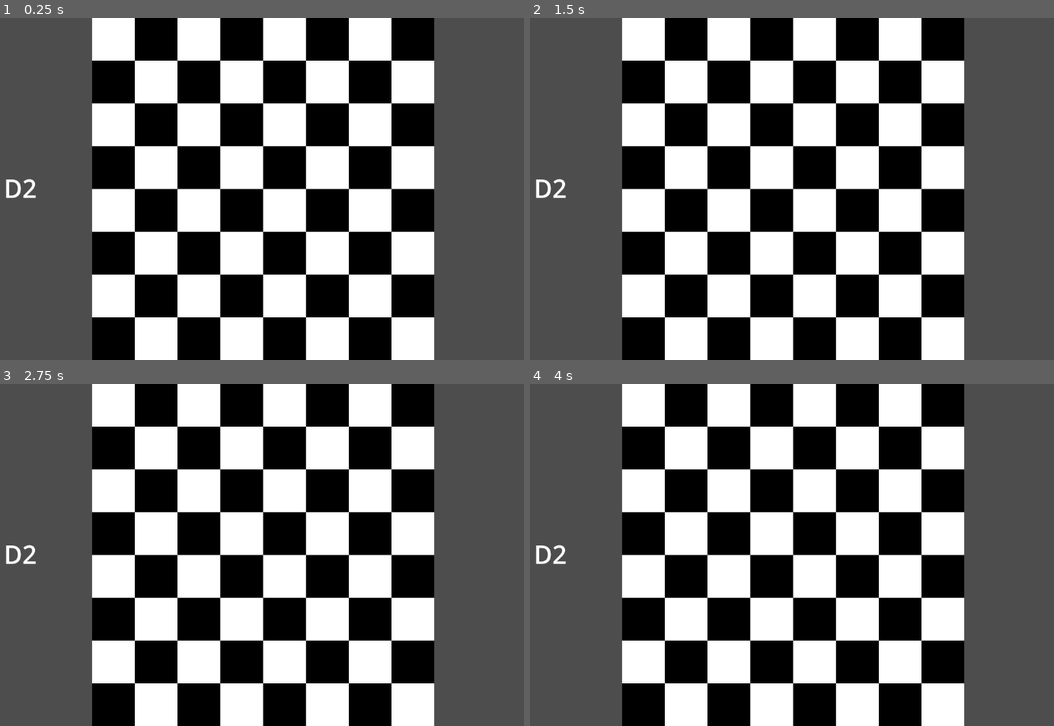
Above: before the commit, frames 1-4 (two rows, left to right).
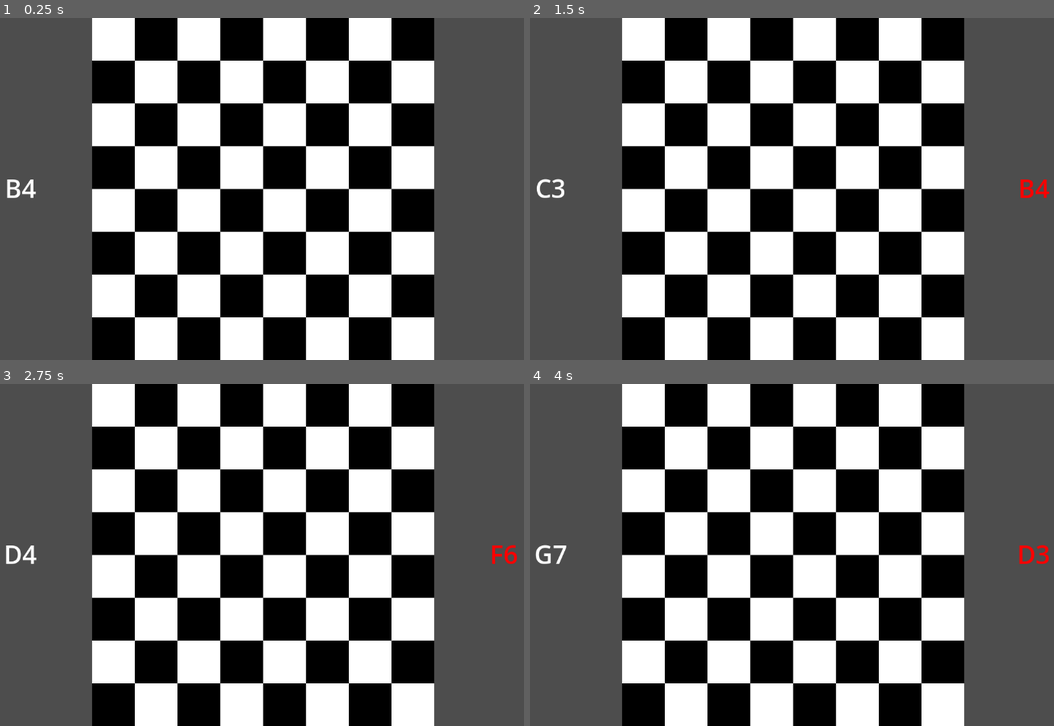
Above: after the commit, the same moments.

Repository: caden-knight/Godot-chess-memory
Game: Godot game, scene res://scenes/chessboard.tscn
Same seed, same stepped clock (60 frames per second), same inputs: the game is played once before the commit and once after it.
Inputs (mouse positions are in pixels of both pictures, inside the frame that each line leads up to):
- Up to frame 1 (0.25 s): no input
- Up to frame 2 (1.5 s): tap Enter at 0.5 s; move the mouse to (928, 171) at 0.52 s; click (928, 171) at 0.67 s; tap Space at 1.25 s; move the mouse to (671, 206) at 1.27 s; click (671, 206) at 1.42 s
- Up to frame 3 (2.75 s): tap Enter at 2 s; move the mouse to (324, 479) at 2.02 s; click (324, 479) at 2.17 s
- Up to frame 4 (4 s): tap Space at 2.75 s; move the mouse to (760, 623) at 2.77 s; click (760, 623) at 2.92 s; tap Enter at 3.5 s; move the mouse to (975, 606) at 3.52 s; click (975, 606) at 3.67 s

The runs differ from the first frame. In frame 1, 0.2% of the frame differs, in the area x 1-7%, y 46-53%; in frame 2, 0.3%, in the area x 1-100%, y 46-53%; in frame 3, 0.2%; in frame 4, 0.3%.

Commit message:
guesses evaluate whether the guess is right or wrong and indicate that by green or red text

Diff:
--- a/scripts/Chessboard.gd
+++ b/scripts/Chessboard.gd
@@ -4,20 +4,31 @@
 @onready var viewport_size := get_viewport_rect().size
 @onready var squares := $Squares
 @onready var target_square_label := $TargetSquare
-
+@onready var guess_square_label := $GuessSquare
+@onready var target_square: String = Singleton.target_squares.pick_random()
 
 var isWhite: bool = true
 var squareX: float = 0.0
 var squareY: float = 0.0
 var direction: int = 1
 var coords = Singleton.coords
-var target_square: String = coords[0].pick_random() + str(coords[1].pick_random())
 
 func _ready():
+	setup_board()
 	Singleton.target_square = target_square
-	print(Singleton.target_square)
-	setup_board()
 
+# update labels when mouse is clicked
+func _input(event):
+	if event is InputEventMouseButton and event.pressed and event.button_index == MOUSE_BUTTON_LEFT:
+		target_square_label.text = Singleton.target_square
+		guess_square_label.text = Singleton.player_guess
+
+		# font color is red if incorrect square is clicked
+		# or green if correct square is clicked
+		var labelColor: Color = Color(0, 255, 0, 1) if Singleton.isCorrect else Color(255, 0, 0, 1)
+		guess_square_label.add_theme_color_override("font_color", labelColor )
+
+# sets up all 64 squares and aligns them to make a chessboard
 func setup_board() -> void:
 	# necessary for the order the squares are instantiated
 	coords[0].reverse()
--- a/scripts/Singleton.gd
+++ b/scripts/Singleton.gd
@@ -1,6 +1,12 @@
 extends Node
 
-var coords : Array = [["A", "B", "C", "D", "E", "F", "G", "H"], [1,2,3,4,5,6,7,8]]
+var coords: Array = [["A", "B", "C", "D", "E", "F", "G", "H"], [1,2,3,4,5,6,7,8]]
+var target_squares: Array = []
+var target_square: String
+var player_guess: String = ""
+var isCorrect: bool
 
-var target_square
-var player_guess
+func _ready():
+	for file in range(7, -1, -1):
+		for rank in range(7, -1, -1):
+			target_squares.push_back(coords[0][file] + str(coords[1][rank]))
--- a/scripts/Square.gd
+++ b/scripts/Square.gd
@@ -1,22 +1,31 @@
 extends ColorRect
-#
+
+var correctly_guessed_tiles : Array = []
+var coords : Array = Singleton.coords
+
+# checks which square is clicked and if the player clicked the target square
 func _input(event):
 	if event is InputEventMouseButton and event.pressed and event.button_index == MOUSE_BUTTON_LEFT:
 		var mouse_position = get_global_mouse_position()
 
 		if get_global_rect().has_point(mouse_position):
+			var target_square: String = Singleton.target_square
+			var target_squares : Array = Singleton.target_squares
 			var player_guess: String = $Label.text
-			var target_square = Singleton.target_square
-			print(player_guess)
+
+			# update player guess in the singleton
 			Singleton.player_guess = player_guess
 
+			# get out of function if player clicks a square they have already guessed
+			if correctly_guessed_tiles.has(player_guess):
+				return
 
 			if player_guess == target_square:
 				$Label.visible = true
-				# TODO: remove correct squares from the array
-				print("Nice!")
+				Singleton.isCorrect = true
+				Singleton.target_squares.erase(player_guess) # get rid of correctly guessed squares
 			else:
-				print("FOOL")
-			var coords = Singleton.coords
-			Singleton.target_square = coords[0].pick_random() + str(coords[1].pick_random())
-			print(Singleton.target_square)
+				Singleton.isCorrect = false
+
+			# choose new target square
+			Singleton.target_square = Singleton.target_squares.pick_random()
Not shown, added: scenes/squ5E3.tmp
Not shown, added: scenes/squEF00.tmp
